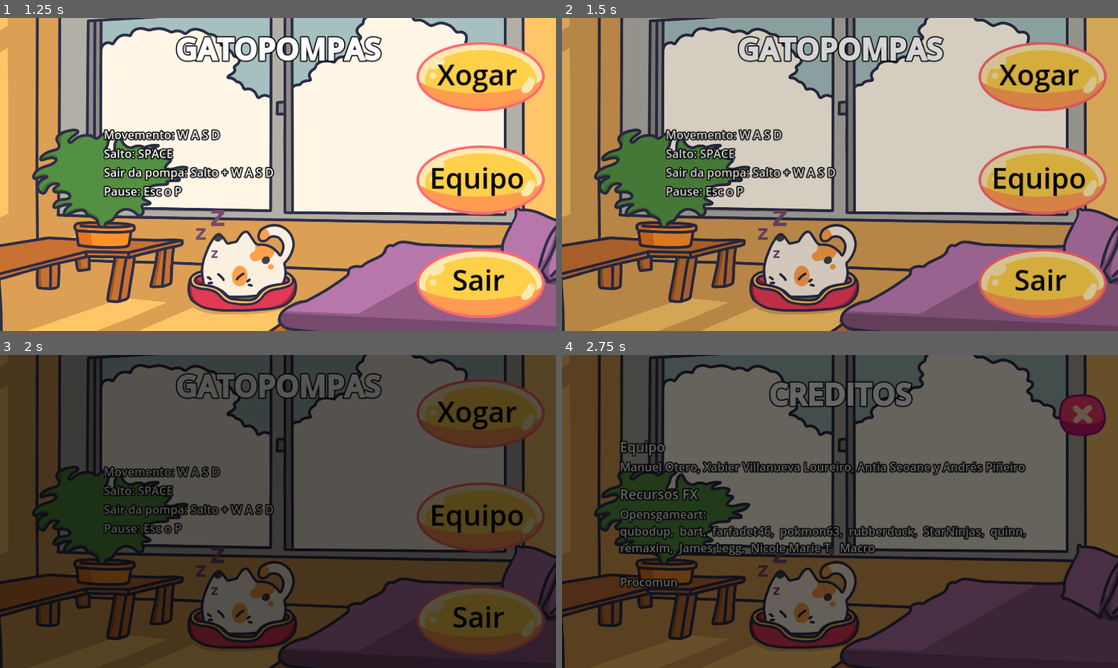
Above: before the commit, frames 1-4 (two rows, left to right).
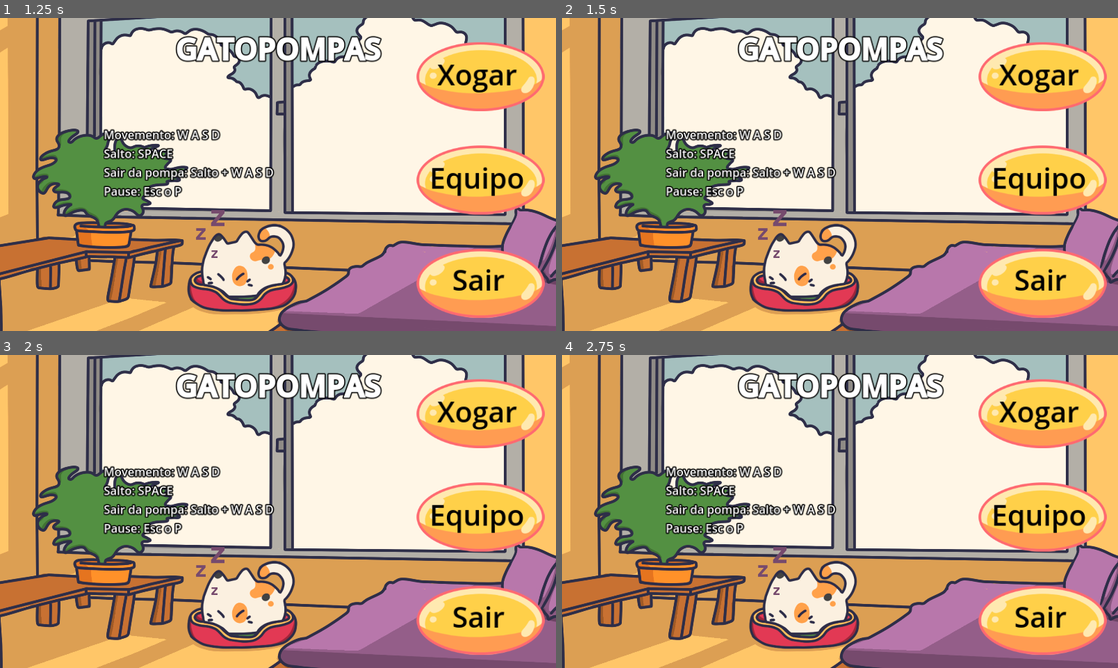
Above: after the commit, the same moments.

Repository: ManuelOteroFernandez/GGJ25
Game: Godot game, scene res://Enviroment/Game.tscn
Same seed, same stepped clock (60 frames per second), same inputs: the game is played once before the commit and once after it.
Inputs:
- Up to frame 1 (1.25 s): click "Xogar" at 0.5 s
- Up to frame 2 (1.5 s): click "Equipo" at 1.25 s
- Up to frame 3 (2 s): no input
- Up to frame 4 (2.75 s): tap Enter (ui_accept) at 2, 2.27 s; hold Right (ui_right) from 2.03 s (still down)

Frame 1 is identical in both runs. In frame 2, 81% of the frame differs, in the area x 0-100%, y 0-100%; in frame 3, 99%; in frame 4, 99%.
Error after the commit: Cannot call method 'get_child' on a null value. (res://UI/mainMenu.gd:14)

Commit message:
SceneManager

Diff:
--- /dev/null
+++ b/Enviroment/EndLevelArea.tscn
@@ -0,0 +1,15 @@
+[gd_scene load_steps=3 format=3 uid="uid://hqqsnr6nn7ga"]
+
+[ext_resource type="Script" path="res://Enviroment/end_level_area.gd" id="1_s0aih"]
+
+[sub_resource type="RectangleShape2D" id="RectangleShape2D_jhvt5"]
+size = Vector2(148, 62)
+
+[node name="EndLevelArea" type="Area2D"]
+script = ExtResource("1_s0aih")
+
+[node name="CollisionShape2D" type="CollisionShape2D" parent="."]
+position = Vector2(74, 31)
+shape = SubResource("RectangleShape2D_jhvt5")
+
+[connection signal="body_entered" from="." to="." method="_on_body_entered"]
--- a/Enviroment/Game.tscn
+++ b/Enviroment/Game.tscn
@@ -16,7 +16,7 @@
 
 [node name="Nivel1" parent="." instance=ExtResource("7_3istj")]
 
-[node name="CharacterBody2D" parent="Nivel1" instance=ExtResource("2_0r578")]
+[node name="CharacterBody2D2" parent="Nivel1" instance=ExtResource("2_0r578")]
 position = Vector2(100, 0)
 
 [node name="CanvasLayer" type="CanvasLayer" parent="."]
@@ -25,8 +25,7 @@
 visible = false
 fade = NodePath("../fade_screen")
 
-[node name="MainMenu" parent="CanvasLayer" node_paths=PackedStringArray("fade") instance=ExtResource("8_753ur")]
-fade = NodePath("../fade_screen")
+[node name="MainMenu" parent="CanvasLayer" instance=ExtResource("8_753ur")]
 metadata/_edit_use_anchors_ = true
 
 [node name="fade_screen" parent="CanvasLayer" node_paths=PackedStringArray("player") instance=ExtResource("8_wvjf0")]
--- /dev/null
+++ b/Enviroment/SceneManager/SceneManager.tscn
@@ -0,0 +1,22 @@
+[gd_scene load_steps=4 format=3 uid="uid://bselyc7o5vsy"]
+
+[ext_resource type="Script" path="res://Enviroment/SceneManager/scene_manager.gd" id="1_5ijvd"]
+[ext_resource type="PackedScene" uid="uid://b0xw3rx0tqpat" path="res://Enviroment/SceneManager/TransitionManager.tscn" id="3_5ufeb"]
+[ext_resource type="AudioStream" uid="uid://bqebghrswe20x" path="res://Musica/2.Musica/Gatopompas_menu_loop.mp3" id="3_pnilw"]
+
+[node name="SceneManager" type="Node"]
+process_mode = 3
+script = ExtResource("1_5ijvd")
+
+[node name="CurrentSceneStack" type="Node" parent="."]
+
+[node name="Node" type="Node" parent="CurrentSceneStack"]
+
+[node name="TransitionManager" parent="." instance=ExtResource("3_5ufeb")]
+follow_viewport_enabled = true
+
+[node name="Music" type="AudioStreamPlayer" parent="."]
+stream = ExtResource("3_pnilw")
+volume_db = 10.0
+autoplay = true
+parameters/looping = true
--- /dev/null
+++ b/Enviroment/SceneManager/TransitionManager.tscn
@@ -0,0 +1,143 @@
+[gd_scene load_steps=6 format=3 uid="uid://b0xw3rx0tqpat"]
+
+[ext_resource type="Script" path="res://Enviroment/SceneManager/transition_manager.gd" id="1_sjpu7"]
+
+[sub_resource type="Animation" id="Animation_4m1hu"]
+length = 0.001
+tracks/0/type = "value"
+tracks/0/imported = false
+tracks/0/enabled = true
+tracks/0/path = NodePath("ColorRect:color")
+tracks/0/interp = 1
+tracks/0/loop_wrap = true
+tracks/0/keys = {
+"times": PackedFloat32Array(0),
+"transitions": PackedFloat32Array(1),
+"update": 0,
+"values": [Color(7.14441e-09, 0.0567263, 5.34793e-05, 1)]
+}
+tracks/1/type = "value"
+tracks/1/imported = false
+tracks/1/enabled = true
+tracks/1/path = NodePath("ColorRect:visible")
+tracks/1/interp = 1
+tracks/1/loop_wrap = true
+tracks/1/keys = {
+"times": PackedFloat32Array(0),
+"transitions": PackedFloat32Array(1),
+"update": 1,
+"values": [true]
+}
+tracks/2/type = "value"
+tracks/2/imported = false
+tracks/2/enabled = true
+tracks/2/path = NodePath(".:visible")
+tracks/2/interp = 1
+tracks/2/loop_wrap = true
+tracks/2/keys = {
+"times": PackedFloat32Array(0),
+"transitions": PackedFloat32Array(1),
+"update": 1,
+"values": [true]
+}
+
+[sub_resource type="Animation" id="Animation_g6rh6"]
+resource_name = "Fade_in"
+tracks/0/type = "value"
+tracks/0/imported = false
+tracks/0/enabled = true
+tracks/0/path = NodePath("ColorRect:color")
+tracks/0/interp = 1
+tracks/0/loop_wrap = true
+tracks/0/keys = {
+"times": PackedFloat32Array(0, 1),
+"transitions": PackedFloat32Array(1, 1),
+"update": 0,
+"values": [Color(0, 0, 0, 0), Color(0.051971, 0.051971, 0.051971, 1)]
+}
+tracks/1/type = "value"
+tracks/1/imported = false
+tracks/1/enabled = true
+tracks/1/path = NodePath("ColorRect:visible")
+tracks/1/interp = 1
+tracks/1/loop_wrap = true
+tracks/1/keys = {
+"times": PackedFloat32Array(0, 1),
+"transitions": PackedFloat32Array(1, 1),
+"update": 1,
+"values": [true, true]
+}
+tracks/2/type = "value"
+tracks/2/imported = false
+tracks/2/enabled = true
+tracks/2/path = NodePath(".:visible")
+tracks/2/interp = 1
+tracks/2/loop_wrap = true
+tracks/2/keys = {
+"times": PackedFloat32Array(0, 1),
+"transitions": PackedFloat32Array(1, 1),
+"update": 1,
+"values": [true, true]
+}
+
+[sub_resource type="Animation" id="Animation_4771a"]
+resource_name = "Fade_out"
+tracks/0/type = "value"
+tracks/0/imported = false
+tracks/0/enabled = true
+tracks/0/path = NodePath("ColorRect:color")
+tracks/0/interp = 1
+tracks/0/loop_wrap = true
+tracks/0/keys = {
+"times": PackedFloat32Array(0, 1),
+"transitions": PackedFloat32Array(1, 1),
+"update": 0,
+"values": [Color(0.0646965, 0.0646965, 0.0646965, 1), Color(0, 0, 0, 0)]
+}
+tracks/1/type = "value"
+tracks/1/imported = false
+tracks/1/enabled = true
+tracks/1/path = NodePath("ColorRect:visible")
+tracks/1/interp = 1
+tracks/1/loop_wrap = true
+tracks/1/keys = {
+"times": PackedFloat32Array(0, 1),
+"transitions": PackedFloat32Array(1, 1),
+"update": 1,
+"values": [true, false]
+}
+tracks/2/type = "value"
+tracks/2/imported = false
+tracks/2/enabled = true
+tracks/2/path = NodePath(".:visible")
+tracks/2/interp = 1
+tracks/2/loop_wrap = true
+tracks/2/keys = {
+"times": PackedFloat32Array(0, 1),
+"transitions": PackedFloat32Array(1, 1),
+"update": 1,
+"values": [true, false]
+}
+
+[sub_resource type="AnimationLibrary" id="AnimationLibrary_blwgn"]
+_data = {
+"Fade_in": SubResource("Animation_g6rh6"),
+"Fade_out": SubResource("Animation_4771a"),
+"RESET": SubResource("Animation_4m1hu")
+}
+
+[node name="TransitionManager" type="CanvasLayer"]
+script = ExtResource("1_sjpu7")
+
+[node name="ColorRect" type="ColorRect" parent="."]
+anchors_preset = 15
+anchor_right = 1.0
+anchor_bottom = 1.0
+grow_horizontal = 2
+grow_vertical = 2
+color = Color(7.14441e-09, 0.0567263, 5.34793e-05, 1)
+
+[node name="AnimationPlayer" type="AnimationPlayer" parent="."]
+libraries = {
+"": SubResource("AnimationLibrary_blwgn")
+}
--- /dev/null
+++ b/Enviroment/SceneManager/scene_manager.gd
@@ -0,0 +1,55 @@
+class_name SceneManager extends Node
+
+@export var transition = TransitionManagerClass.Transitions.FADE
+
+@onready var main_menu = preload("res://UI/MainMenu.tscn")
+
+enum Transition_to { None, MainMenu, Level }
+
+var next_scene = null
+var current_transition = Transition_to.None
+var current_level_index = 0
+
+const level_list = [
+	"res://Enviroment/Nivel1.tscn",
+	"res://Enviroment/Game.tscn"
+]
+
+func _ready() -> void:
+	$TransitionManager.mid_transition_signal.connect(self._on_mid_transition)
+	$TransitionManager.mid_transition_signal.connect(self._on_end_transition)
+	open_main_menu()
+
+func open_level(level_index:int):
+
+	if level_index < len(level_list):
+		GameController.pause(true, true)
+		next_scene = level_list[level_index]
+		current_level_index = level_index
+		current_transition = Transition_to.Level
+		$TransitionManager.start_transition(transition)
+	else:
+		current_level_index = 0
+		open_main_menu()
+
+func open_next_level():
+	open_level(current_level_index+1)
+
+func open_main_menu():
+	GameController.pause(true, true)
+	$TransitionManager.end_transition(transition)
+	current_transition = Transition_to.MainMenu
+	$CurrentSceneStack.get_child(0).queue_free()
+	$CurrentSceneStack.add_child(main_menu.instantiate())
+
+func _on_mid_transition():
+	$TransitionManager.end_transition()
+
+	if current_transition == Transition_to.Level:
+		$CurrentSceneStack.get_child(0).queue_free()
+		$CurrentSceneStack.add_child(load(next_scene).instantiate())
+
+func _on_end_transition():
+	next_scene = null
+	current_transition = Transition_to.None
+	GameController.pause(true, false)
--- /dev/null
+++ b/Enviroment/SceneManager/transition_manager.gd
@@ -0,0 +1,42 @@
+class_name TransitionManagerClass extends CanvasLayer
+
+signal mid_transition_signal
+signal end_transition_signal
+
+enum Transitions { None, FADE }
+
+const TRANSITION_DICT = {
+	Transitions.FADE: ["Fade_in","Fade_out"],
+}
+
+var current_transition = null
+
+func _ready() -> void:
+	$AnimationPlayer.animation_finished.connect(self._animation_finish)
+
+func _animation_finish(anim_name:StringName):
+	if current_transition == null:
+		end_transition_signal.emit()
+	else:
+		mid_transition_signal.emit()
+
+func start_transition(transition:Transitions = Transitions.FADE) -> bool:
+	if current_transition != null or transition == Transitions.None:
+		return false
+
+	current_transition = transition
+	$AnimationPlayer.play(TRANSITION_DICT[current_transition][0])
+
+	return true
+
+func end_transition(transition:Transitions = Transitions.None) -> bool:
+	if transition != Transitions.None:
+		current_transition = transition
+
+	if current_transition == null:
+		return false
+
+	$AnimationPlayer.play(TRANSITION_DICT[current_transition][1])
+	current_transition = null
+
+	return true
--- /dev/null
+++ b/Enviroment/end_level_area.gd
@@ -0,0 +1,7 @@
+extends Area2D
+
+
+func _on_body_entered(body: Node2D) -> void:
+	if body.is_in_group("Player"):
+		var scene_manager = get_tree().current_scene as SceneManager
+		scene_manager.open_next_level()
--- a/GameController.gd
+++ b/GameController.gd
@@ -29,7 +29,7 @@
 
 func _ready() -> void:
 	process_mode = Node.PROCESS_MODE_ALWAYS
-	get_tree().paused = true
+	#get_tree().paused = true
 
 func _input(event: InputEvent) -> void:
 	if event.is_action_pressed("pause",true):
@@ -40,8 +40,8 @@
 	in_menu = false
 	get_tree().paused = false
 
-func pause():
-	get_tree().paused = not get_tree().paused
+func pause(force_vale:bool = false, new_value:bool = false):
+	get_tree().paused = new_value if force_vale else not get_tree().paused
 	pause_signal.emit()
 
 func end_game():
--- a/UI/mainMenu.gd
+++ b/UI/mainMenu.gd
@@ -1,33 +1,50 @@
 extends Control
 
-@export var fade: FadeScreen
+var tmc: TransitionManagerClass
+var scene_manager: SceneManager
+
+enum Actions { None, Credits_close , Credits_open, Game_start }
+
+var action: Actions = Actions.None
 
 func _ready() -> void:
-	GameController.end_game_signal.connect(_on_end_game)
 	process_mode = Node.PROCESS_MODE_ALWAYS
+	scene_manager = get_tree().current_scene as SceneManager
+	#Se espera que el TransitionManager este como segundo nodo de la escena
+	tmc = scene_manager.get_child(1) as TransitionManagerClass
+
+	tmc.mid_transition_signal.connect(self._on_mid_transition)
+	#tmc.end_transition_signal.connect(self._on_end_transition)
+
+#func _on_end_transition():
+	#pass
+
+func _on_mid_transition():
+	if action == Actions.Credits_close:
+		_change_credits_to_main()
+	elif action == Actions.Credits_open:
+		_change_main_to_credits()
+
 
 func _on_close_credits() -> void:
 	$Boton.play()
-	fade.connect("end_fade_signal",	_change_main_to_credits )
-	fade.to_black()
+	action = Actions.Credits_close
+	tmc.start_transition()
 
-func _change_main_to_credits():
-	fade.disconnect("end_fade_signal", _change_main_to_credits)
+func _change_credits_to_main():
 	$PanelContainer.visible = false
 	$MarginContainer.visible = true
-	fade.to_white()
+	tmc.end_transition()
 
 func _on_open_credits() -> void:
 	$Boton.play()
-	fade.connect("end_fade_signal",	_change_credits_to_main )
-	fade.to_black()
+	action = Actions.Credits_open
+	tmc.start_transition()
 
-func _change_credits_to_main():
-	fade.disconnect("end_fade_signal", _change_credits_to_main)
+func _change_main_to_credits():
 	$PanelContainer.visible = true
 	$MarginContainer.visible = false
-	fade.to_white()
-
+	tmc.end_transition()
 
 func _on_exit_game() -> void:
 	$Boton.play()
@@ -36,20 +53,5 @@
 
 func _on_init_game() -> void:
 	$Boton.play()
-	fade.connect("end_fade_signal",	_init_game )
-	fade.to_black()
-
-func _init_game():
-	fade.disconnect("end_fade_signal", _init_game)
-	visible = false
-	GameController.init_game()
-	fade.to_white()
-
-func _on_end_game():
-	fade.connect("end_fade_signal",	_end_game )
-	fade.to_black()
-
-func _end_game():
-	fade.disconnect("end_fade_signal",	_end_game )
-	visible = true
-	fade.to_white()
+	action = Actions.Game_start
+	scene_manager.open_level(0)
